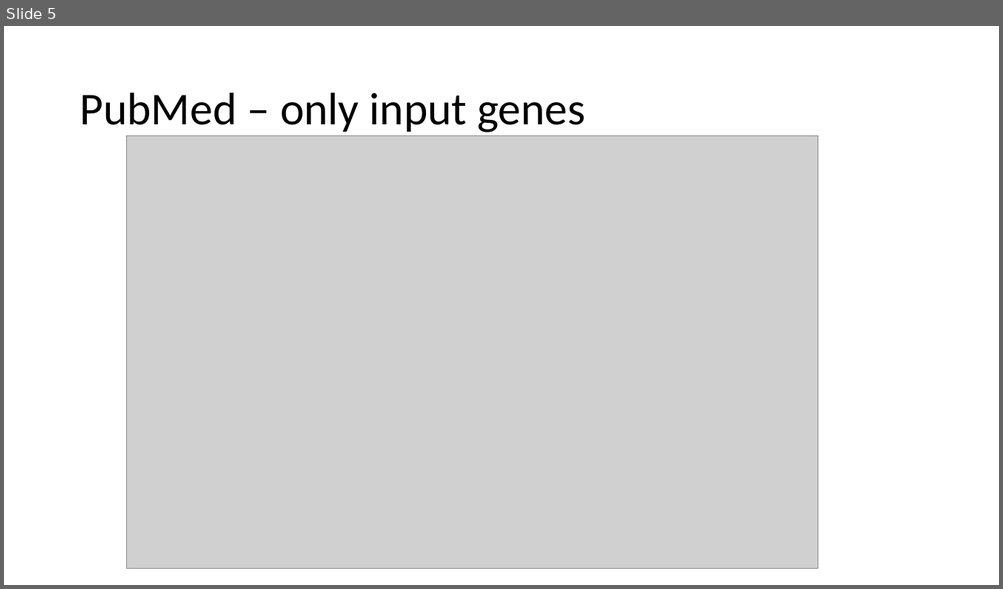
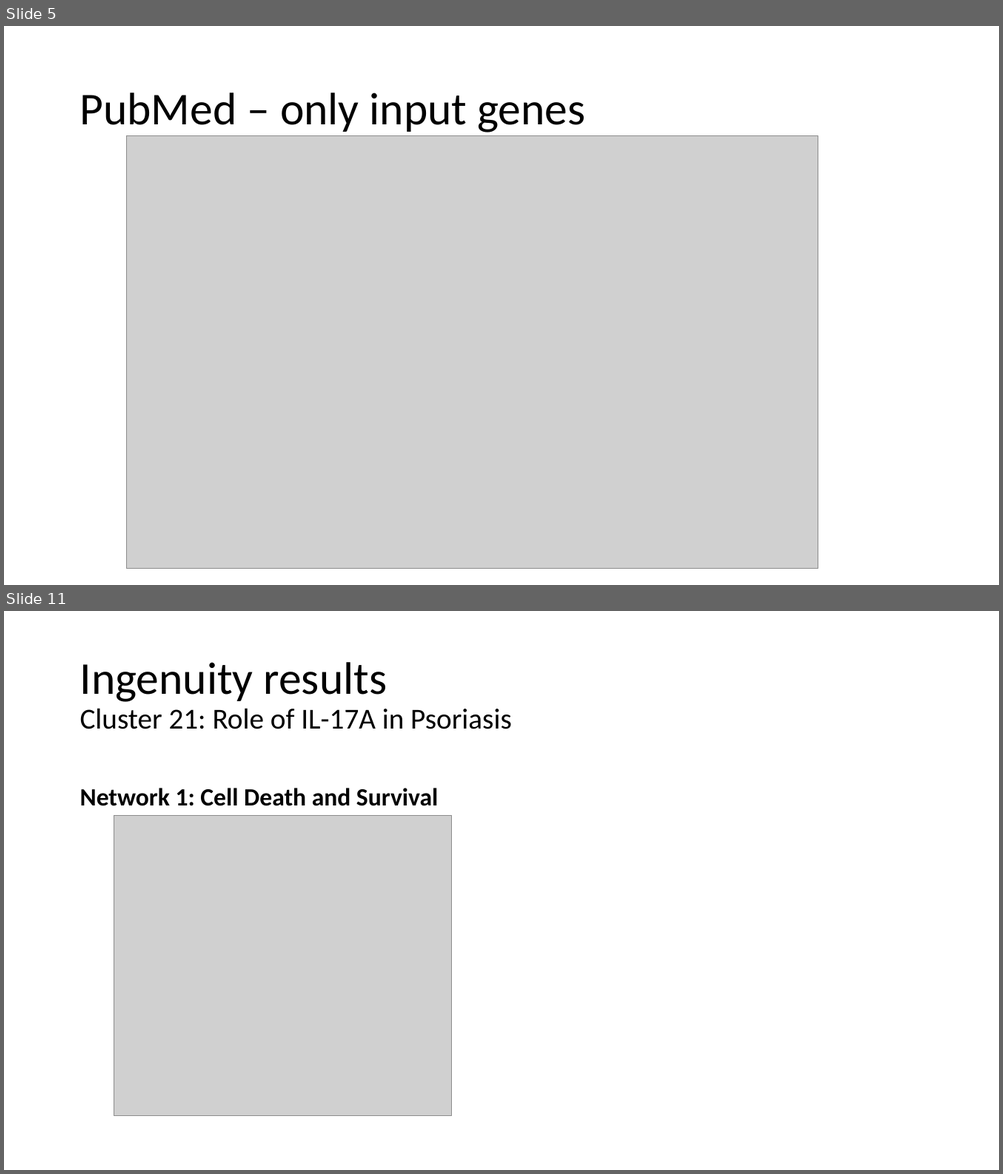
Before and after one commit to dyaom/REHS-2019, a slide deck: all the important files.pptx. Shown one above the other, each under a label of ours: slide 5 before the commit, slides 5 and 11 after it; the slides between them are not shown. The pictures are 1003x589 and 1003x1174 pixels, drawn with LibreOffice and Linux fonts; fonts in the diff are those of the drawing; grey boxes stand for pictures. Boxes give left, top, right and bottom in pixels: in the first picture for what was removed or moved away, otherwise in the second. Text is boxed around its words. In the diff, an @@ line names an element or a change of style, - is before the commit and + after.

Commit message:
finishing up update ppt, some image modifications

```diff
--- a/all the important files.pptx
+++ b/all the important files.pptx
@@ slide 11 added at (4,611,999,1170), background #FFFFFF @@
@@ title added at (80,662,512,729), 28 pt, text #000000 @@
+Ingenuity results
+Cluster 21: Role of IL-17A in Psoriasis
@@ text added at (80,788,438,806), 24 pt, text #000000, bold @@
+Network 1: Cell Death and Survival
@@ picture added at (114,815,452,1116) @@
```
Also in this commit, not shown: 2 slides changed, 4 other slides added, 1 slide removed, 5 other files.
